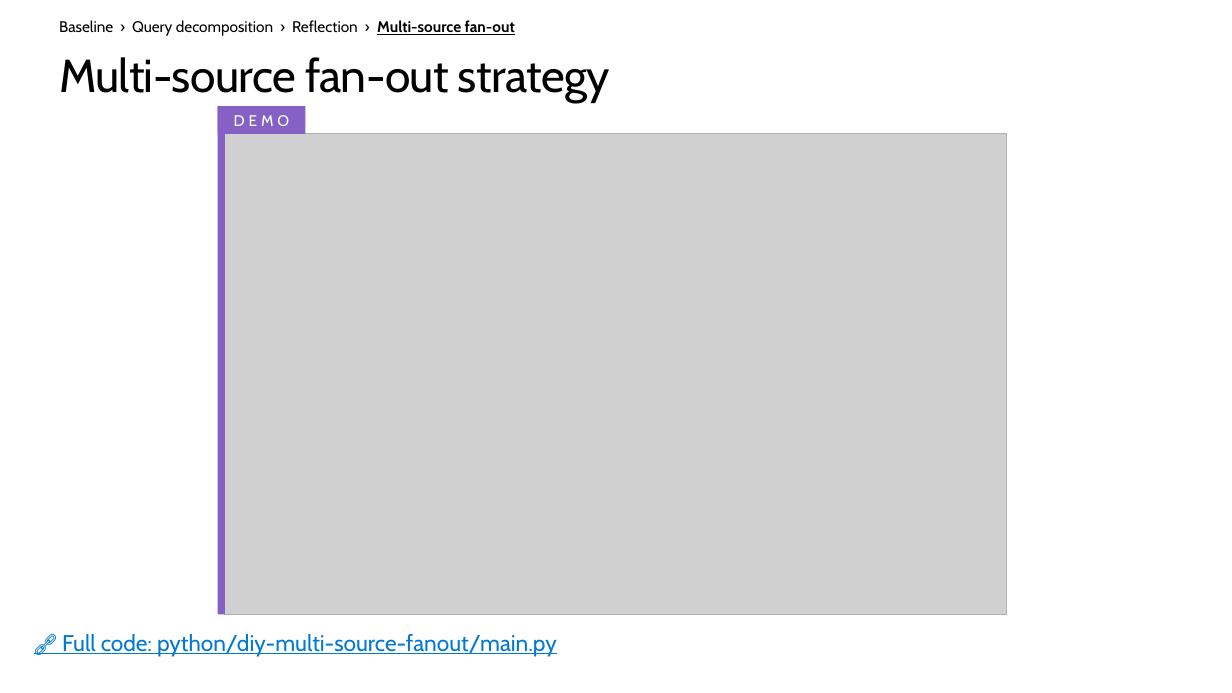
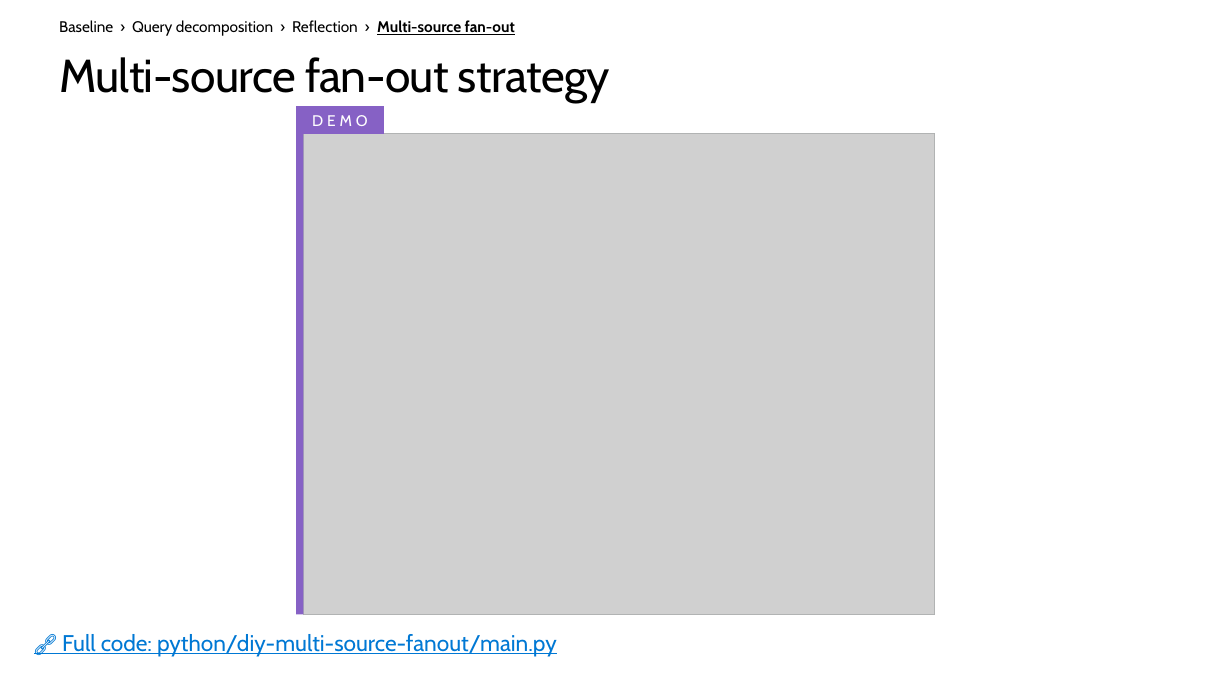
Before and after one commit to microsoft/ignite26-BRK300-building-agentic-retrieval-from-diy-to-foundry-iq, a slide deck: slide 33 of IgniteBRK300-WorkingDeck.pptx (slide 31 before the commit). Drawn at 1232x693 pixels with LibreOffice and Linux fonts; fonts in the diff are those of the drawing; grey boxes stand for pictures; background and template pictures are left out. Boxes give left, top, right and bottom in pixels: in the first picture for what was removed or moved away, otherwise in the second. Text is boxed around its words. In the diff, an @@ line names an element or a change of style, - is before the commit and + after.

```diff
--- a/IgniteBRK300-WorkingDeck.pptx
+++ b/IgniteBRK300-WorkingDeck.pptx
@@ rectangle "DEMO" moved from (x1=217, y1=106, x2=305, y2=134) to (x1=296, y1=106, x2=384, y2=134) @@
@@ rectangle moved from (x1=217, y1=106, x2=225, y2=615) to (x1=296, y1=106, x2=303, y2=615) @@
@@ rectangle resized from (x1=225, y1=134, x2=1006, y2=615) to (x1=303, y1=134, x2=934, y2=615) @@
@@ picture resized from (x1=225, y1=134, x2=1006, y2=615) to (x1=303, y1=134, x2=934, y2=615) @@
```
Also in this commit, not shown: 28 other slides changed, 3 slides added, 1 slide removed, 27 other files.
